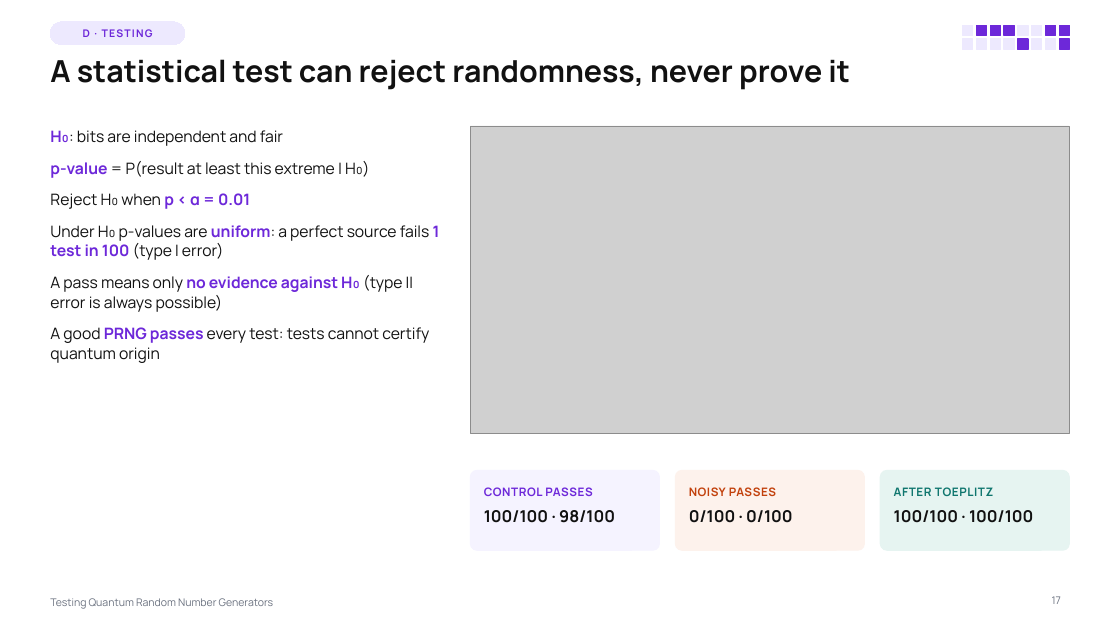
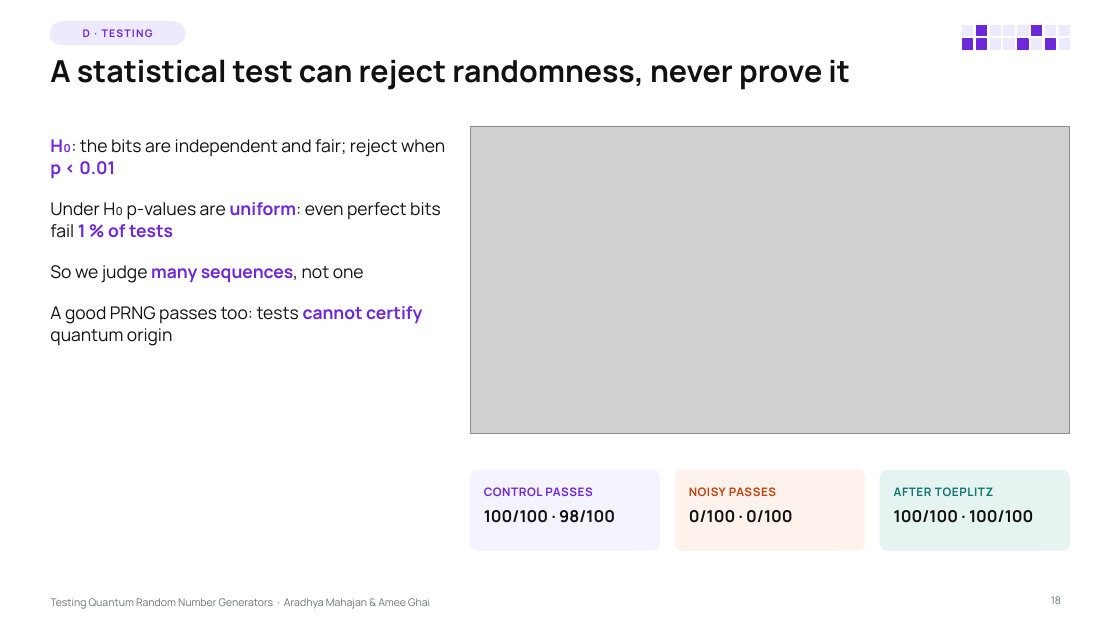
Before and after one commit to Aradhya2708/Quantum-RNG-Proj, a slide deck: slide 18 of presentation/QRNG_Testing_Lecture.pptx (slide 17 before the commit). Drawn at 1120x630 pixels with LibreOffice and Linux fonts; fonts in the diff are those of the drawing; grey boxes stand for pictures. Boxes give left, top, right and bottom in pixels: in the first picture for what was removed or moved away, otherwise in the second. Text is boxed around its words. In the diff, an @@ line names an element or a change of style, - is before the commit and + after.

```diff
--- a/presentation/QRNG_Testing_Lecture.pptx
+++ b/presentation/QRNG_Testing_Lecture.pptx
@@ fill #EDE9FE to #6D28D9; outline #EDE9FE 1 pt to #6D28D9 1 pt in 4 elements at bbox=[1032, 25, 1042, 35], bbox=[963, 39, 973, 50], bbox=[976, 39, 986, 50], bbox=[1046, 39, 1056, 50] @@
@@ fill #6D28D9 to #EDE9FE; outline #6D28D9 1 pt to #EDE9FE 1 pt in 5 elements at bbox=[991, 25, 1001, 35], bbox=[1004, 25, 1014, 35], bbox=[1046, 25, 1056, 35], bbox=[1060, 25, 1070, 35], bbox=[1060, 39, 1070, 50] @@
@@ text at bbox=[50, 139, 445, 346]: text changed; size 13.5 to 15 pt @@
-• H₀: bits are independent and fair
-• p-value = P(result at least this extreme | H₀)
-• Reject H₀ when p < α = 0.01
-• Under H₀ p-values are uniform: a perfect source fails 1 test in 100 (type I error)
-• A pass means only no evidence against H₀ (type II error is always possible)
-• A good PRNG passes every test: tests cannot certify quantum origin
+• H₀: the bits are independent and fair; reject when p < 0.01
+• Under H₀ p-values are uniform: even perfect bits fail 1 % of tests
+• So we judge many sequences, not one
+• A good PRNG passes too: tests cannot certify quantum origin
@@ text at bbox=[50, 598, 430, 609]: text changed @@
-Testing Quantum Random Number Generators
+Testing Quantum Random Number Generators · Aradhya Mahajan & Amee Ghai
@@ page number at bbox=[1051, 596, 1061, 604]: text changed @@
-17
+18
```
Also in this commit, not shown: 25 other slides changed, 3 slides added, 4 slides removed, 7 other files.
